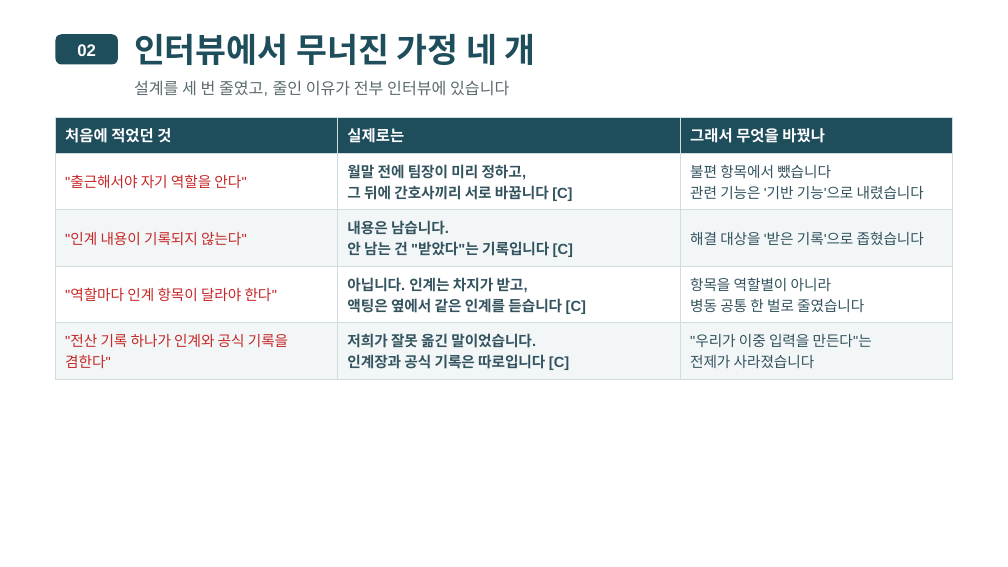
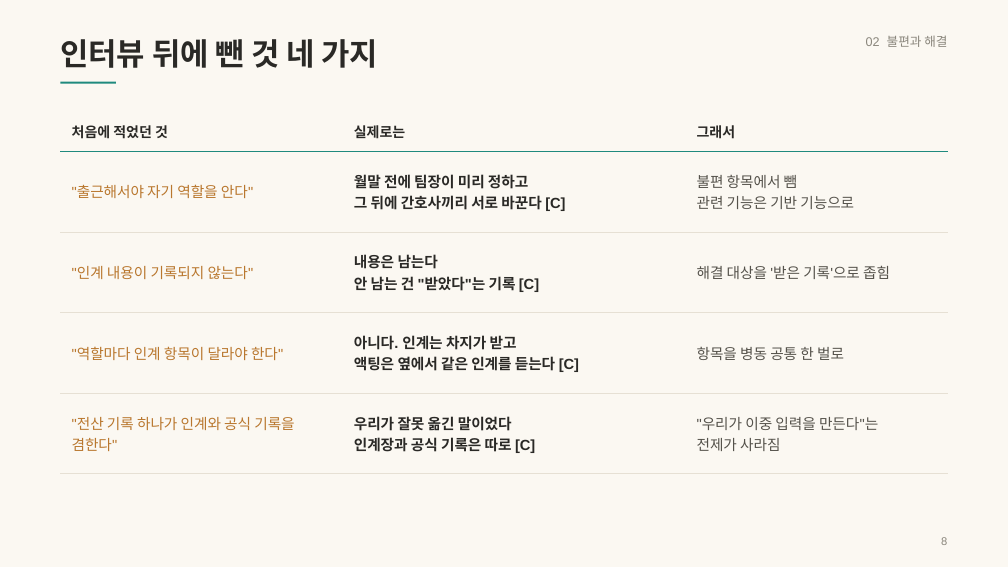
Before and after one commit to wodnjs2020136144/skala-webservice-mini, a slide deck: slide 8 of deliverables/10반_황재원_너와나의인계고리-개요.pptx. Drawn at 1008x567 pixels with LibreOffice and Linux fonts; fonts in the diff are those of the drawing. Boxes give left, top, right and bottom in pixels: in the first picture for what was removed or moved away, otherwise in the second. Text is boxed around its words. In the diff, an @@ line names an element or a change of style, - is before the commit and + after.

```diff
--- a/deliverables/10반_황재원_너와나의인계고리-개요.pptx
+++ b/deliverables/10반_황재원_너와나의인계고리-개요.pptx
@@ background #FFFFFF to #FBF8F2 @@
@@ rounded rectangle removed at <box>55,34,118,65</box> @@
@@ text at <box>60,39,379,68</box>: text changed; size 24 to 22 pt; text colour #1E4D5C to #2A2926 @@
-인터뷰에서 무너진 가정 네 개
+인터뷰 뒤에 뺀 것 네 가지
@@ text at <box>866,35,947,47</box>: text changed; size 12 to 9 pt; text colour #FFFFFF to #8A867C; bold off @@
-02
+02 불편과 해결
@@ line added from (60, 83) to (116, 83), #1F8A7E 1.5 pt @@
@@ text removed at <box>134,80,509,96</box> @@
-설계를 세 번 줄였고, 줄인 이유가 전부 인터뷰에 있습니다
@@ table at <box>60,111,948,457</box> @@
-row 1, column 3: 그래서 무엇을 바꿨나
+row 1, column 3: 그래서
-row 2, column 2: 월말 전에 팀장이 미리 정하고, / 그 뒤에 간호사끼리 서로 바꿉니다 [C]
+row 2, column 2: 월말 전에 팀장이 미리 정하고 / 그 뒤에 간호사끼리 서로 바꾼다 [C]
-row 2, column 3: 불편 항목에서 뺐습니다 / 관련 기능은 '기반 기능'으로 내렸습니다
+row 2, column 3: 불편 항목에서 뺌 / 관련 기능은 기반 기능으로
@@ row 3, column 2: "내용은 남습니다. / 안 남는 건 "받았다"는 기록입니다 [C]" to "내용은 남는다 / 안 남는 건 "받았다"는 기록 [C]" @@
-row 3, column 3: 해결 대상을 '받은 기록'으로 좁혔습니다
+row 3, column 3: 해결 대상을 '받은 기록'으로 좁힘
-row 4, column 2: 아닙니다. 인계는 차지가 받고, / 액팅은 옆에서 같은 인계를 듣습니다 [C]
+row 4, column 2: 아니다. 인계는 차지가 받고 / 액팅은 옆에서 같은 인계를 듣는다 [C]
-row 4, column 3: 항목을 역할별이 아니라 / 병동 공통 한 벌로 줄였습니다
+row 4, column 3: 항목을 병동 공통 한 벌로
-row 5, column 2: 저희가 잘못 옮긴 말이었습니다. / 인계장과 공식 기록은 따로입니다 [C]
+row 5, column 2: 우리가 잘못 옮긴 말이었다 / 인계장과 공식 기록은 따로 [C]
@@ row 5, column 3: ""우리가 이중 입력을 만든다"는 / 전제가 사라졌습니다" to ""우리가 이중 입력을 만든다"는 / 전제가 사라짐" @@
@@ fill #1E4D5C to none in row 1 @@
@@ fill #FFFFFF to none in 6 cells @@
@@ fill #F2F6F7 to none in 6 cells @@
@@ size 11 to 10 pt, text colour #FFFFFF to #2A2926 in "처음에 적었던 것", "실제로는" @@
@@ text colour #C62828 to #B9772E in ""출근해서야 자기 역할을 안다"", ""인계 내용이 기록되지 않는다"", ""역할마다 인계 항목이 달라야 한다"", ""전산 기록 하나가 인계와 공식 기록을 겸한다"" @@
@@ borders changed @@
@@ table: place and size @@
-table at <box>55,117,953,374</box>
+table at <box>60,111,948,457</box>
@@ text added at <box>941,537,947,545</box>, 8 pt, text #8A867C @@
+8
```
Also in this commit, not shown: 35 other slides changed, 6 other files.
